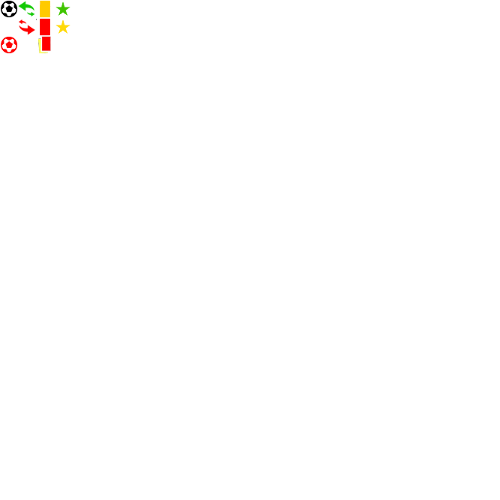
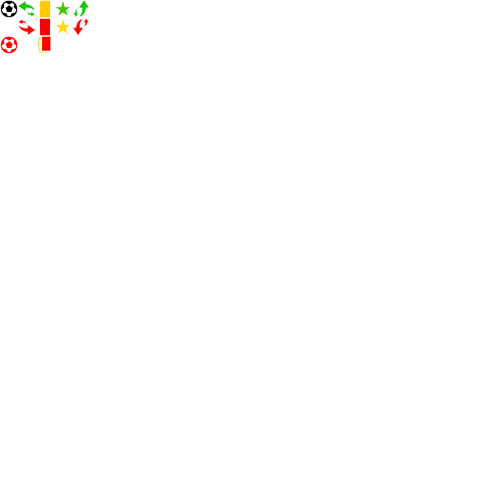
Two versions of the same layered image (w=500, h=500). Layer-by-layer changes:
added layer "Table Up" above "Table Down" over [73, 0, 89, 17]
added layer "Table Down" above "MoM" over [73, 18, 89, 36]
